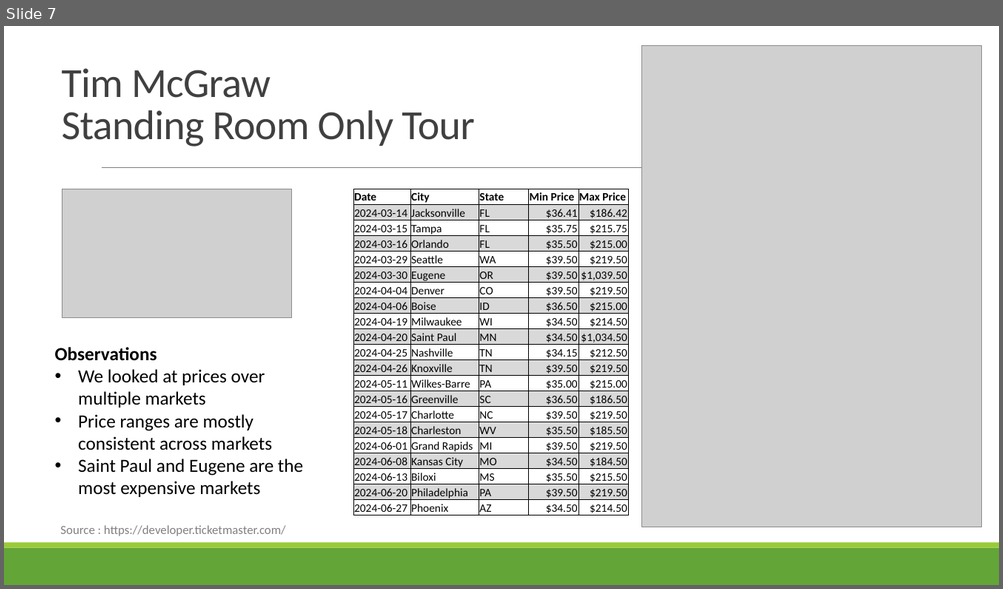
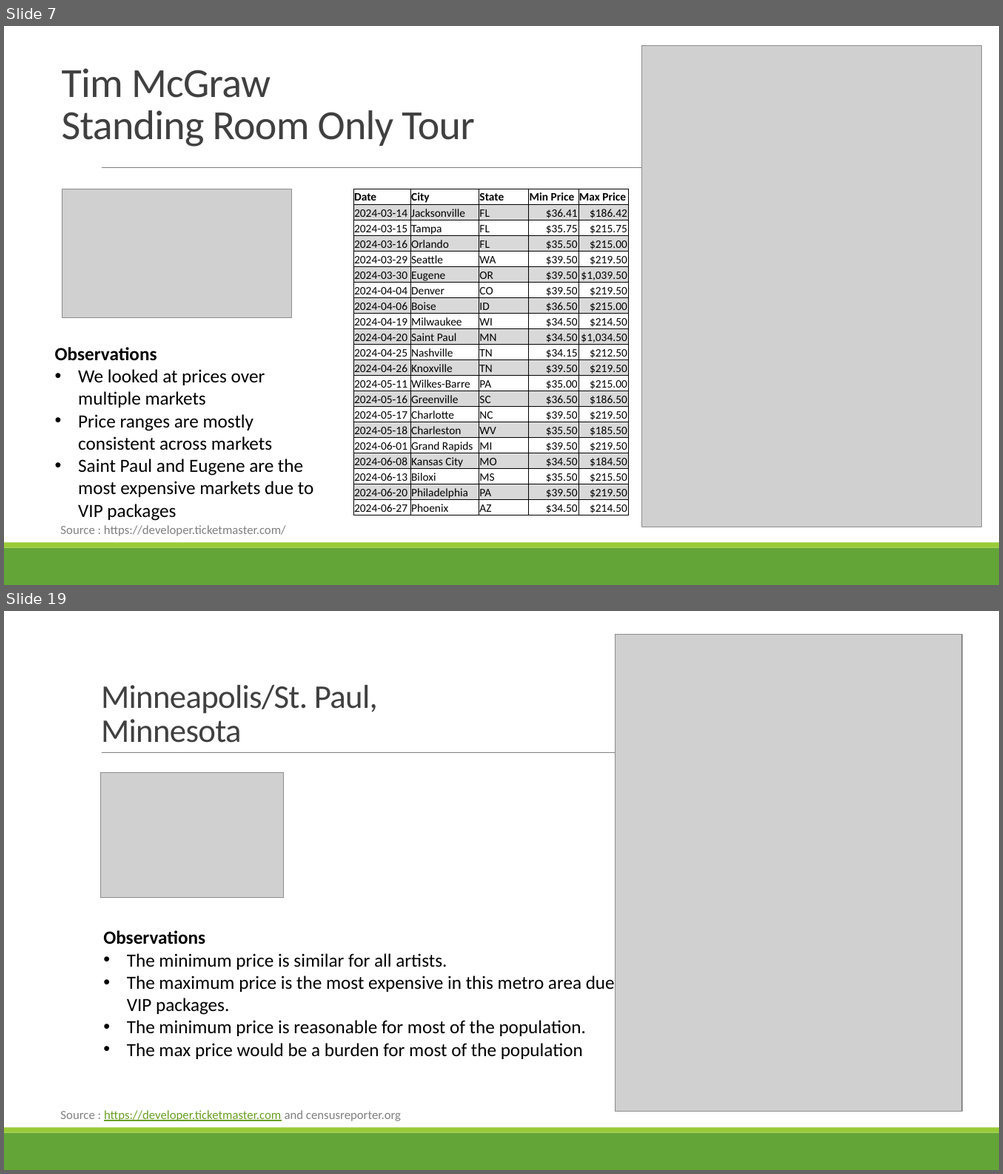
Before and after one commit to jodylarson310/module7-project, a slide deck: Support_Live_Music_Project1_Group4.pptx. Shown one above the other, each under a label of ours: slide 7 before the commit, slides 7 and 19 after it; the slides between them are not shown. The pictures are 1003x589 and 1003x1174 pixels, drawn with LibreOffice and Linux fonts; fonts in the diff are those of the drawing; grey boxes stand for pictures. Boxes give left, top, right and bottom in pixels: in the first picture for what was removed or moved away, otherwise in the second. Text is boxed around its words. In the diff, an @@ line names an element or a change of style, - is before the commit and + after.

```diff
--- a/Support_Live_Music_Project1_Group4.pptx
+++ b/Support_Live_Music_Project1_Group4.pptx
@@ slide 19 added at bbox=[4, 611, 999, 1170], background #FFFFFF; not listed: 3 template elements that a slide beside it also shows @@
@@ picture added at bbox=[615, 634, 962, 1112] @@
@@ title added at bbox=[101, 685, 378, 743], 32 pt, text #404040 @@
+Minneapolis/St. Paul,
+Minnesota
@@ picture added at bbox=[100, 773, 283, 897] @@
@@ text added at bbox=[103, 931, 614, 1059], 18 pt, text #000000 @@
+Observations
+• The minimum price is similar for all artists.
+• The maximum price is the most expensive in this metro area due to VIP packages.
+• The minimum price is reasonable for most of the population.
+• The max price would be a burden for most of the population
@@ text added at bbox=[60, 1111, 401, 1122], 12 pt, text #6B9F25, underline @@
+Source : https://developer.ticketmaster.com and censusreporter.org
@@ slide 7 changed as well @@
@@ text at bbox=[78, 459, 313, 521]: text changed @@
-• Saint Paul and Eugene are the most expensive markets
+• Saint Paul and Eugene are the most expensive markets due to VIP packages
```
Also in this commit, not shown: 7 other slides changed, 7 other slides added.
